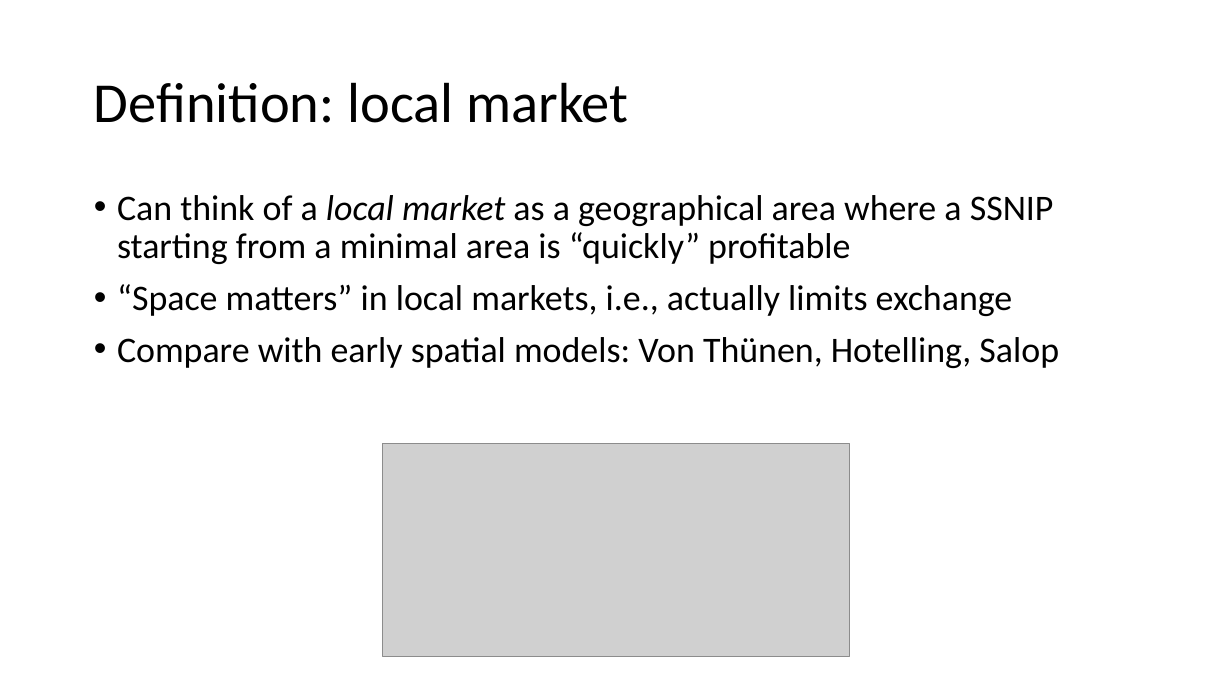
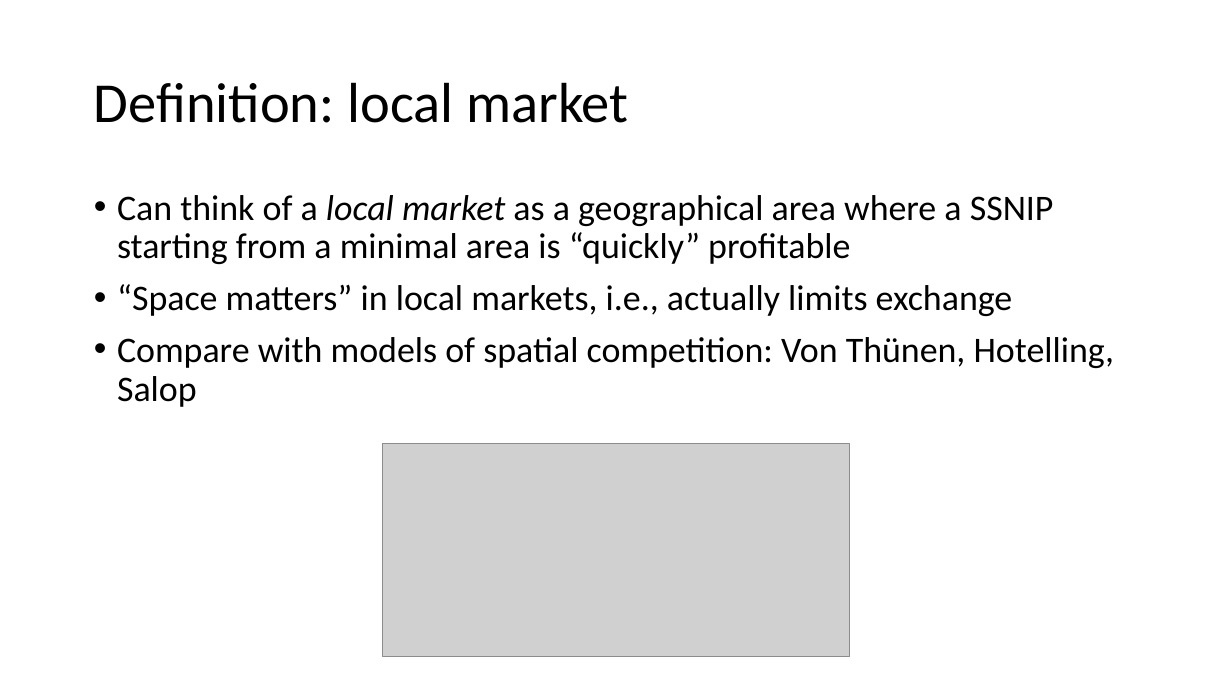
Before and after one commit to moritz-schwarz/website, a slide deck: slide 3 of resources/slides.pptx. Drawn at 1232x693 pixels with LibreOffice and Linux fonts; fonts in the diff are those of the drawing; grey boxes stand for pictures. Boxes give left, top, right and bottom in pixels: in the first picture for what was removed or moved away, otherwise in the second. Text is boxed around its words. In the diff, an @@ line names an element or a change of style, - is before the commit and + after.

```diff
--- a/resources/slides.pptx
+++ b/resources/slides.pptx
@@ text at [117, 337, 1114, 407]: text changed @@
-• Compare with early spatial models: Von Thünen, Hotelling, Salop
+• Compare with models of spatial competition: Von Thünen, Hotelling, Salop
```
Also in this commit, not shown: 14 other slides changed, 7 slides removed, 1 other file.
